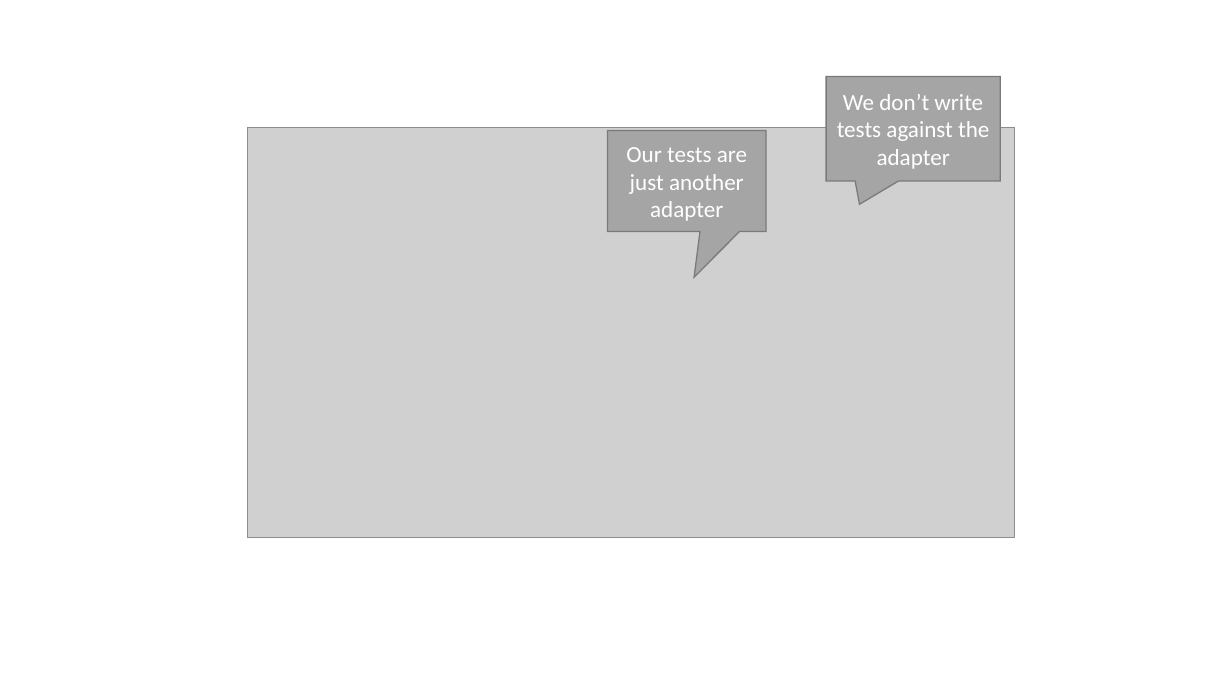
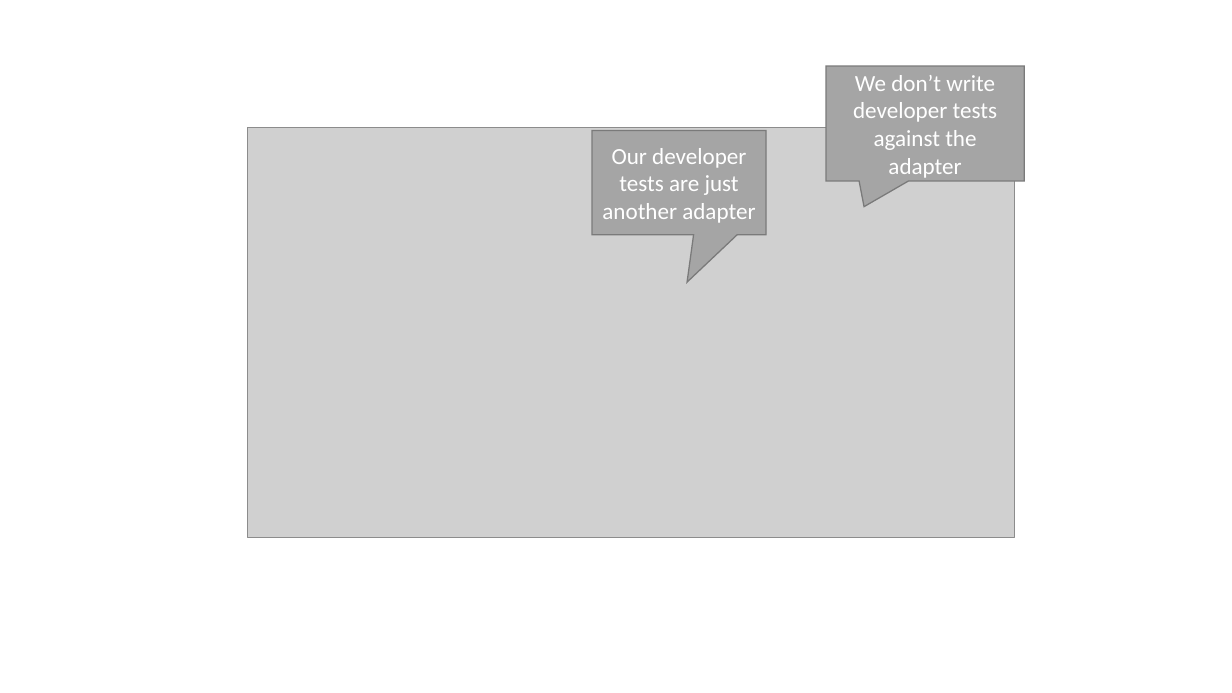
Before and after one commit to iancooper/Presentations, a slide deck: slide 81 of TDD Rediscovered.pptx. Drawn at 1232x693 pixels with LibreOffice and Linux fonts; fonts in the diff are those of the drawing; grey boxes stand for pictures. Boxes give left, top, right and bottom in pixels: in the first picture for what was removed or moved away, otherwise in the second. Text is boxed around its words. In the diff, an @@ line names an element or a change of style, - is before the commit and + after.

```diff
--- a/TDD Rediscovered.pptx
+++ b/TDD Rediscovered.pptx
@@ speech box "We don’t write developer tests ...": place and size @@
-speech box "We don’t write developer tests ..." at bbox=[826, 77, 1000, 181]
+speech box "We don’t write developer tests ..." at bbox=[826, 67, 1024, 181]
@@ text in speech box at bbox=[853, 75, 997, 178]: text changed @@
-We don’t write tests against the adapter
+We don’t write developer tests against the adapter
@@ speech box "Our developer tests are just ...": place and size @@
-speech box "Our developer tests are just ..." at bbox=[608, 130, 767, 231]
+speech box "Our developer tests are just ..." at bbox=[592, 130, 766, 235]
@@ text in speech box at bbox=[602, 148, 755, 223]: text changed @@
-Our tests are just another adapter
+Our developer tests are just another adapter
```
Also in this commit, not shown: 3 other slides changed.
